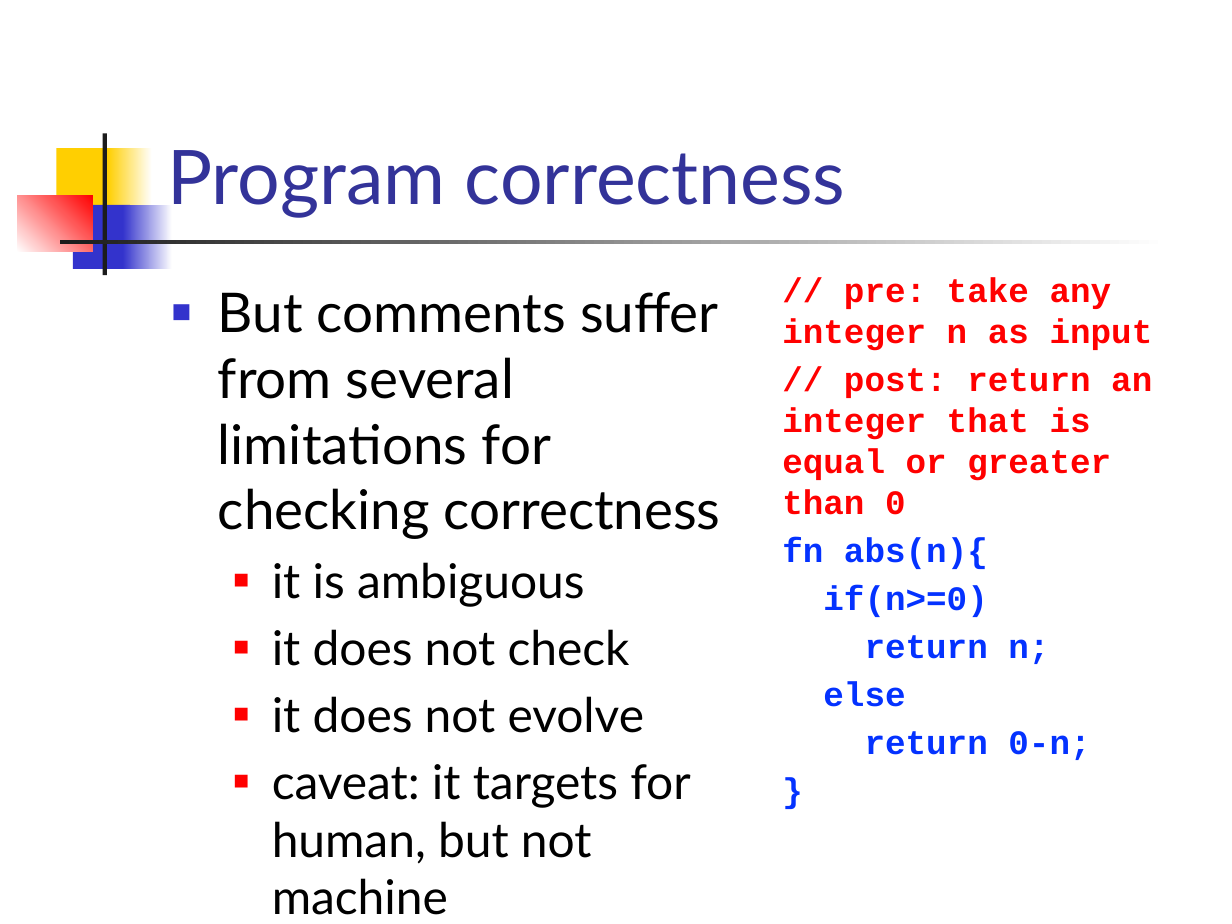
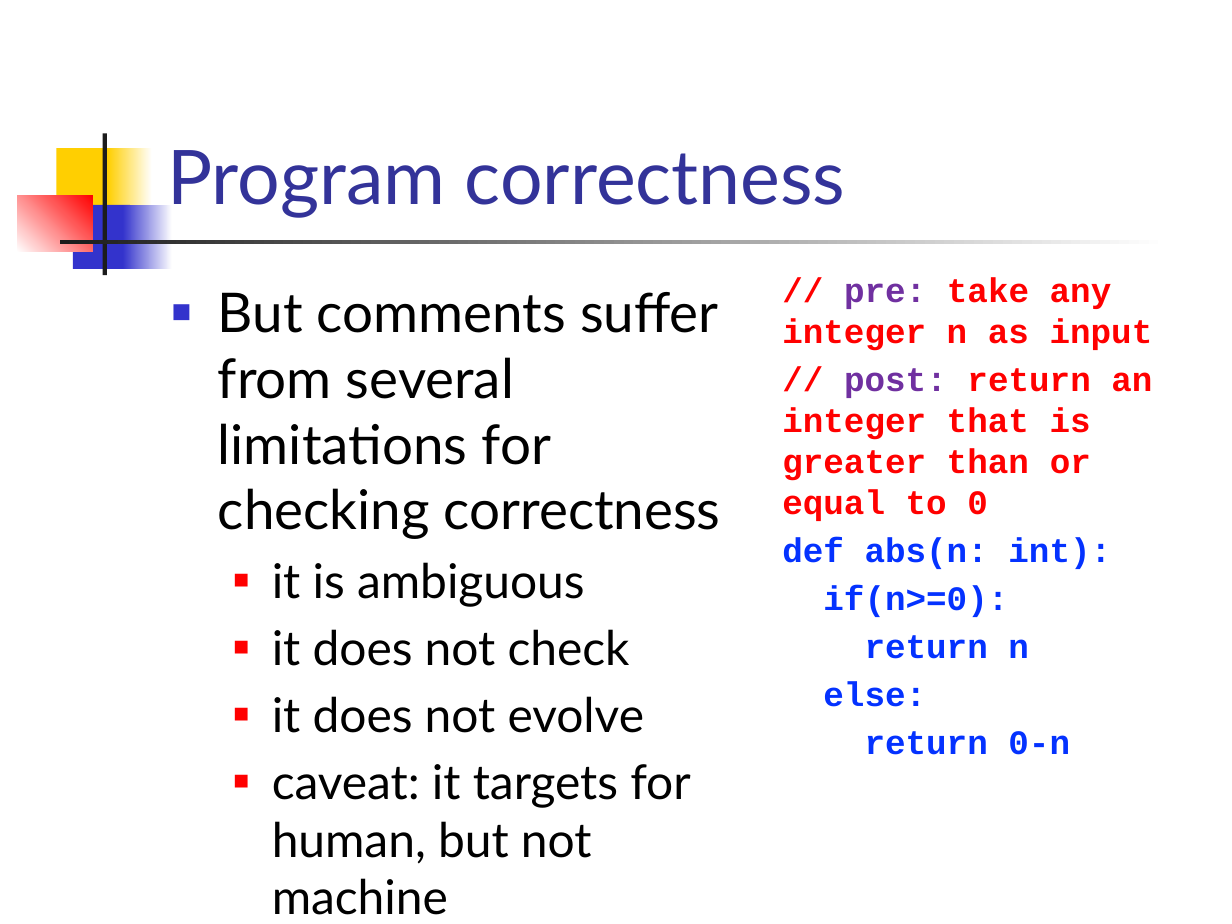
Before and after one commit to csslab-ustc/csslab-ustc.github.io, a slide deck: slide 10 of courses/theory/slides/lec18-hoare.pptx. Drawn at 1232x924 pixels with LibreOffice and Linux fonts; fonts in the diff are those of the drawing. Boxes give left, top, right and bottom in pixels: in the first picture for what was removed or moved away, otherwise in the second. Text is boxed around its words. In the diff, an @@ line names an element or a change of style, - is before the commit and + after.

```diff
--- a/courses/theory/slides/lec18-hoare.pptx
+++ b/courses/theory/slides/lec18-hoare.pptx
@@ text at box(782, 277, 1153, 351): text colour #FF0000 to #7030A0 in "pre:" @@
@@ text at box(782, 368, 1152, 755): text changed @@
-// post: return an integer that is equal or greater than 0
-fn abs(n){
-if(n>=0)
-return n;
-else
-return 0-n;
-}
+// post: return an integer that is greater than or equal to 0
+def abs(n: int):
+if(n>=0):
+return n
+else:
+return 0-n
```
Also in this commit, not shown: 8 other slides changed, 18 slides added, 4 other files.
